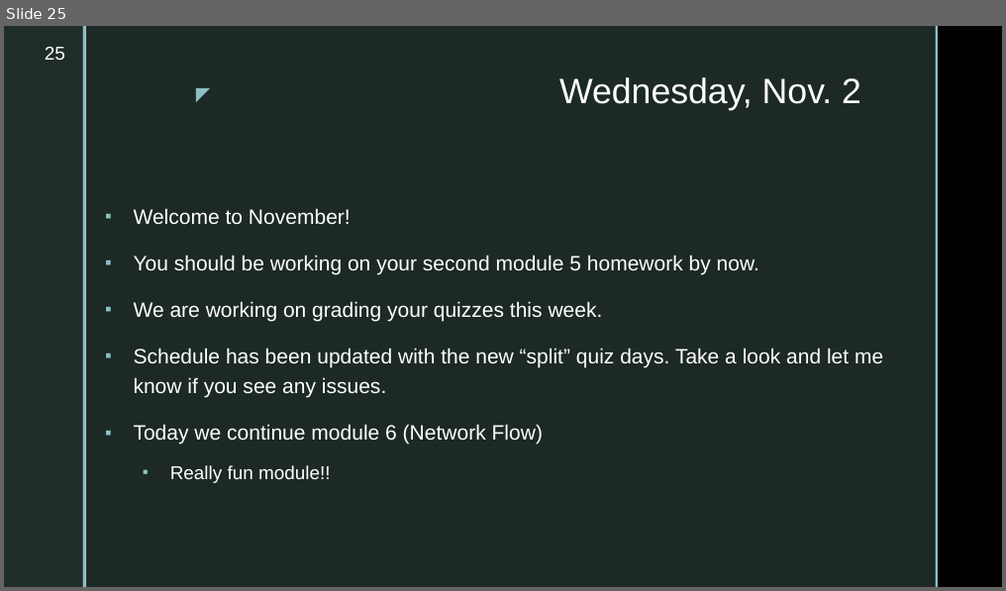
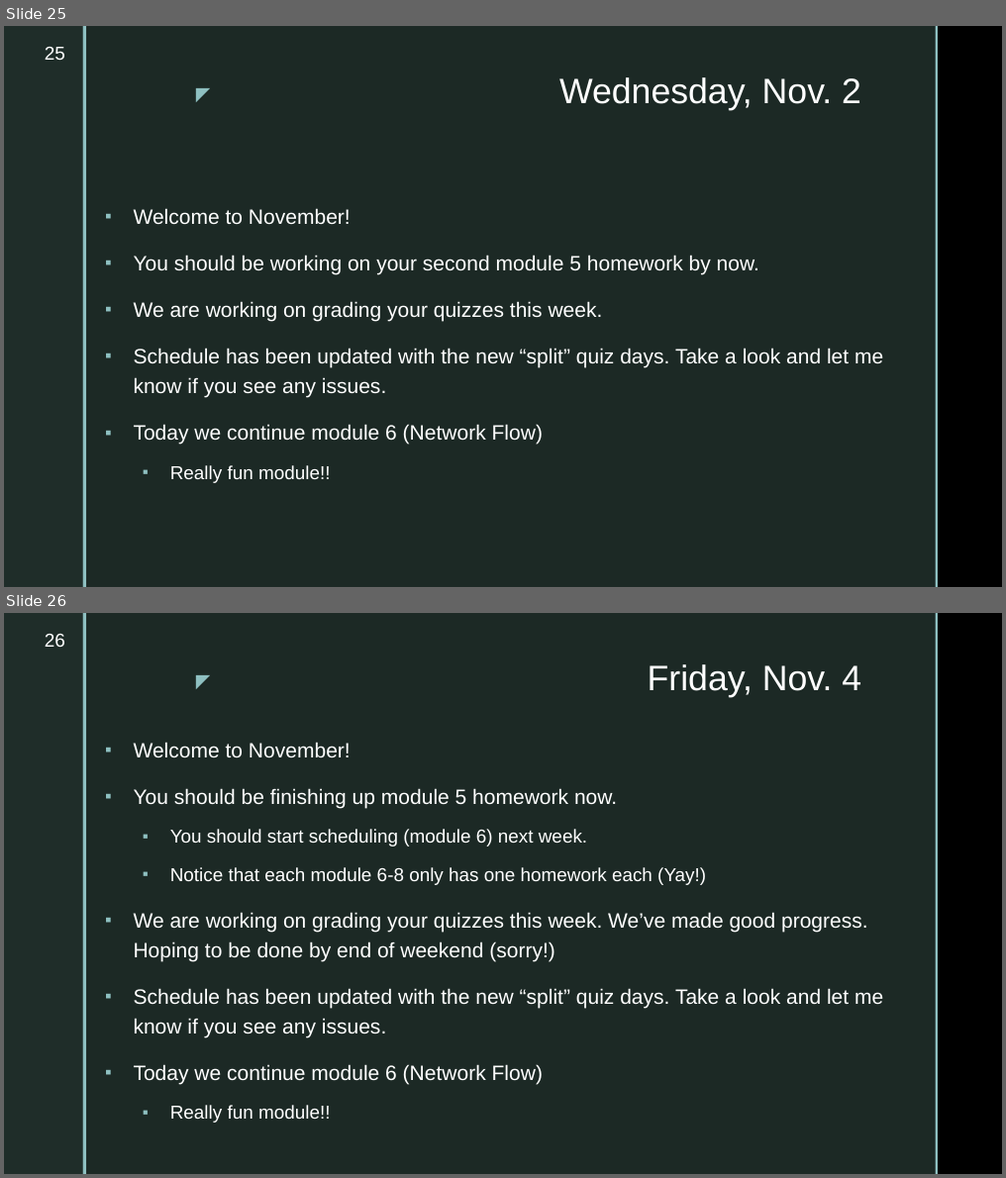
Before and after one commit to markfloryan/dsa2, a slide deck: slides/dailyannouncements.pptx. Shown one above the other, each under a label of ours: slide 25 before the commit, slides 25 and 26 after it. The pictures are 1006x591 and 1006x1178 pixels, drawn with LibreOffice and Linux fonts; fonts in the diff are those of the drawing; background and template pictures are left out. Boxes give left, top, right and bottom in pixels: in the first picture for what was removed or moved away, otherwise in the second. Text is boxed around its words. In the diff, an @@ line names an element or a change of style, - is before the commit and + after.

```diff
--- a/slides/dailyannouncements.pptx
+++ b/slides/dailyannouncements.pptx
@@ slide 26 added at (4,613,1002,1174), background picture (left out); not listed: 5 template elements that a slide beside it also shows @@
@@ page number added at (45,634,65,647), 18 pt, text #FFFFFF @@
+26
@@ title added at (648,664,861,697), 34 pt, text #FFFFFF @@
+Friday, Nov. 4
@@ text added at (134,742,883,1123), 20 pt, text #FFFFFF @@
+▪ Welcome to November!
+▪ You should be finishing up module 5 homework now.
+  ▪ You should start scheduling (module 6) next week.
+  ▪ Notice that each module 6-8 only has one homework each (Yay!)
+▪ We are working on grading your quizzes this week. We’ve made good progress. Hoping to be done by end of weekend (sorry!)
+▪ Schedule has been updated with the new “split” quiz days. Take a look and let me know if you see any issues.
+▪ Today we continue module 6 (Network Flow)
+  ▪ Really fun module!!
```
Also in this commit, not shown: 1 other file.
